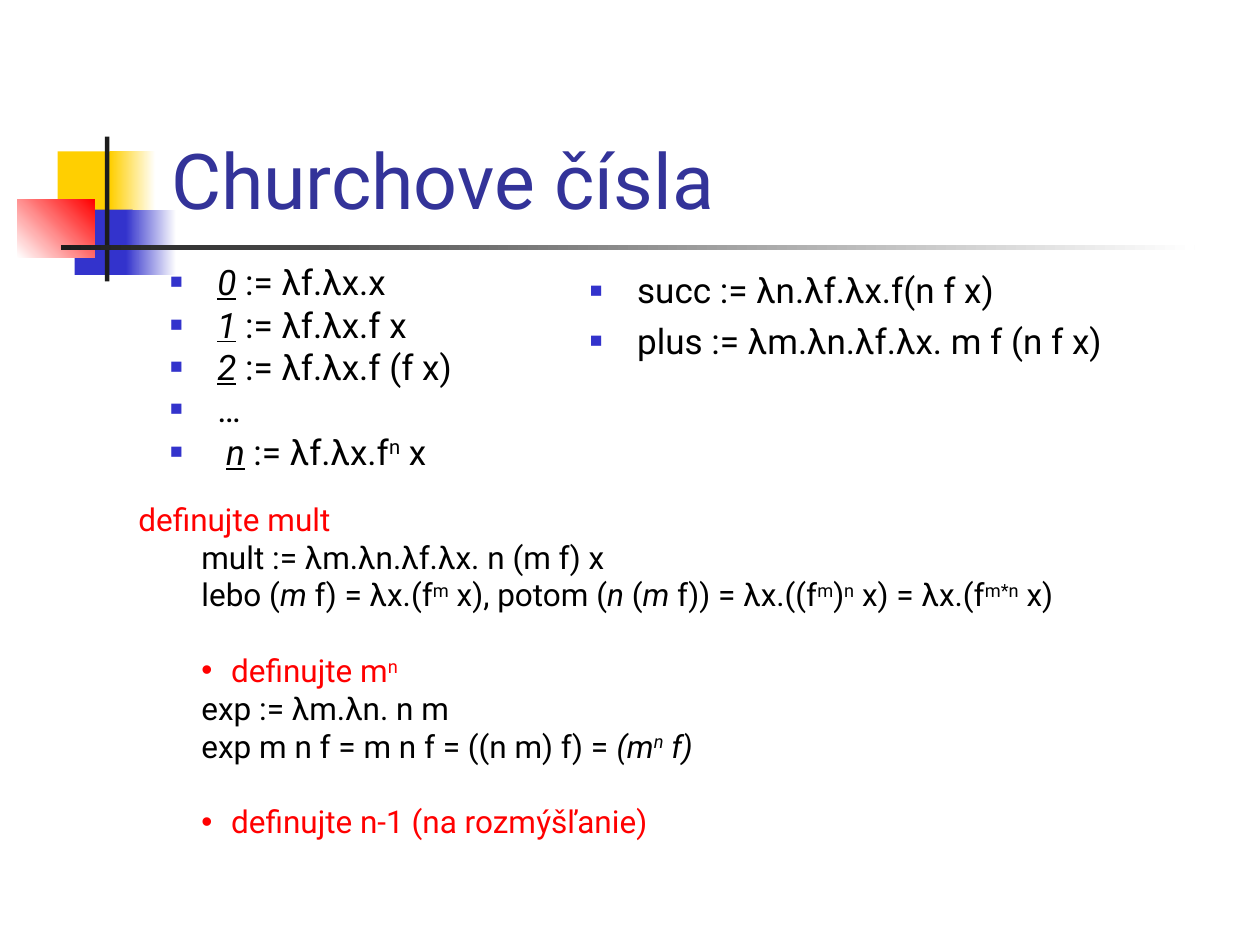
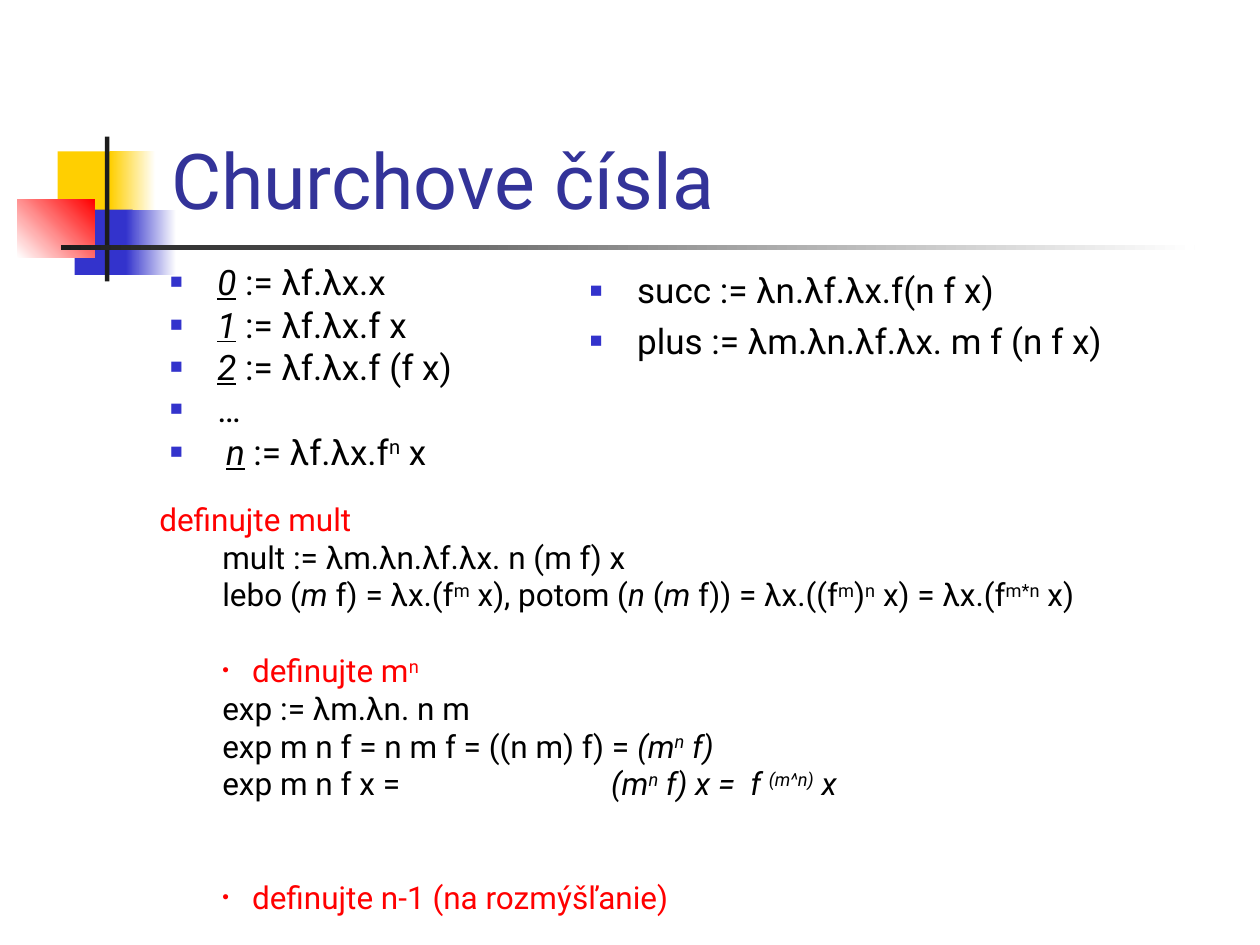
Before and after one commit to Funkcionalne/Prednasky, a slide deck: slide 11 of 06/06_fpro.ppt (slide 10 before the commit). Drawn at 1260x945 pixels with LibreOffice and Linux fonts; fonts in the diff are those of the drawing. Boxes give left, top, right and bottom in pixels: in the first picture for what was removed or moved away, otherwise in the second. Text is boxed around its words. In the diff, an @@ line names an element or a change of style, - is before the commit and + after.

```diff
--- a/06/06_fpro.ppt
+++ b/06/06_fpro.ppt
@@ text "definujte mult" moved from (x1=138, y1=507, x2=1054, y2=840) to (x1=159, y1=507, x2=1074, y2=916) @@
@@ text at (x1=222, y1=733, x2=837, y2=802): text changed @@
-  exp m n f = m n f = ((n m) f) = (mn f)
+  exp m n f = n m f = ((n m) f) = (mn f)
+  exp m n f x = (mn f) x = f (m^n) x
```
Also in this commit, not shown: 11 other slides changed, 1 slide added, 2 other files.
